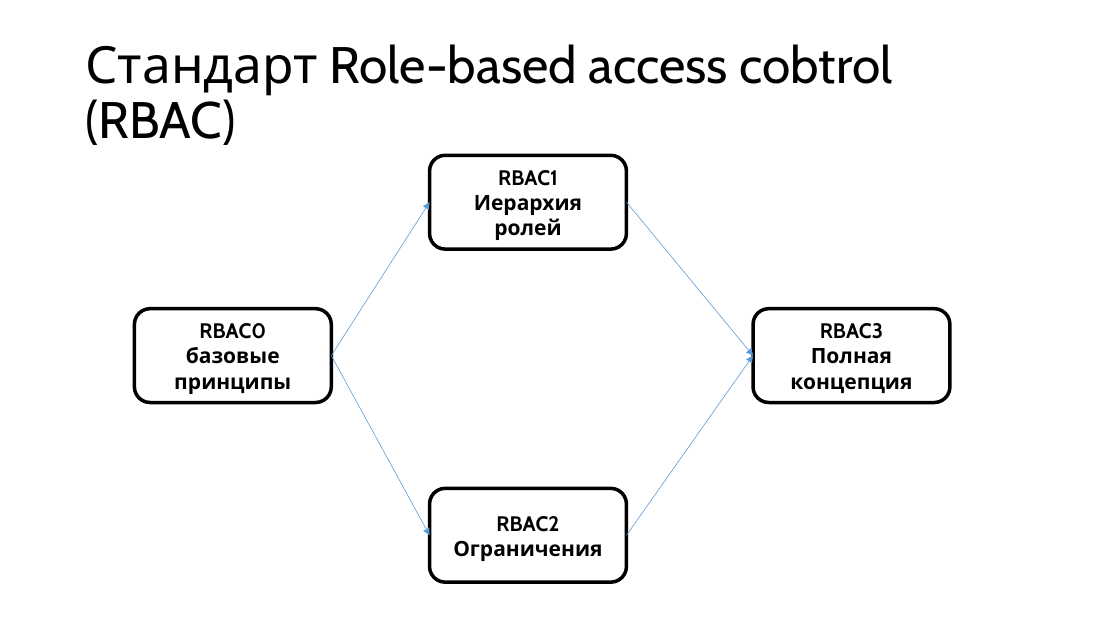
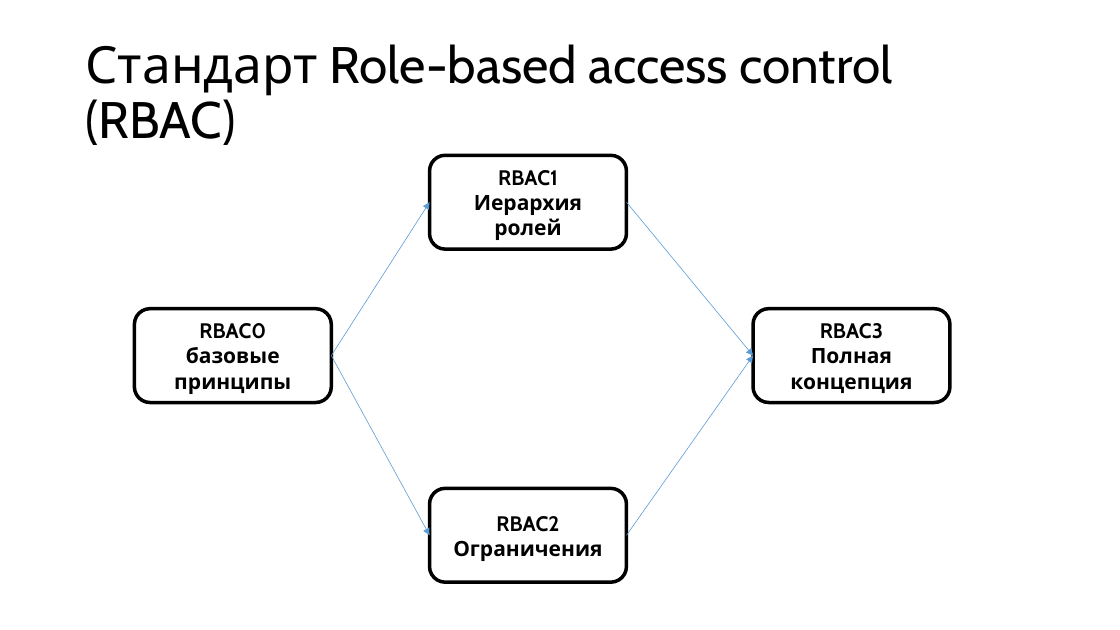
Before and after one commit to CyberLympha/AI-for-IS-Course, a slide deck: slide 20 of Лекции/Управление ролями.pptx. Drawn at 1120x630 pixels with LibreOffice and Linux fonts; fonts in the diff are those of the drawing. Boxes give left, top, right and bottom in pixels: in the first picture for what was removed or moved away, otherwise in the second. Text is boxed around its words. In the diff, an @@ line names an element or a change of style, - is before the commit and + after.

```diff
--- a/Лекции/Управление ролями.pptx
+++ b/Лекции/Управление ролями.pptx
@@ title at [85,44,892,145]: text changed @@
-Стандарт Role-based access cobtrol (RBAC)
+Стандарт Role-based access control (RBAC)
```
Also in this commit, not shown: 3 other files.
